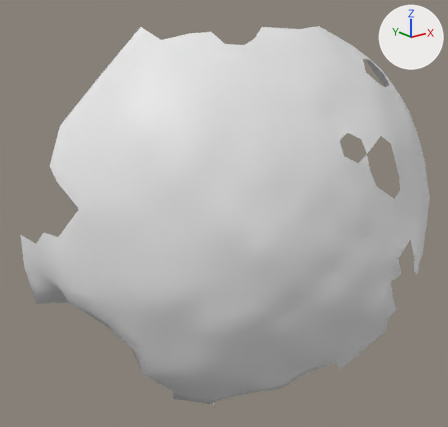
A saved change to the OBJ model res/final/onecam_fullvolume/06/cleanedup/FullVolium.000319.obj.
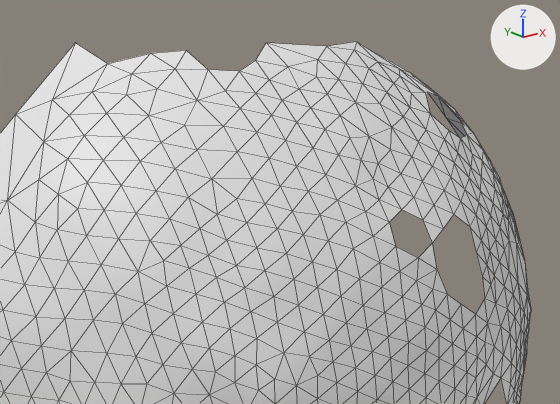
There are two pictures of each version: one whole from a 50 mm camera at (339.6, 257.3, 272.5) aimed at (474.3, 425.6, 205.1), one close up on the part from 21% to 100% of the width and 0% to 60% of the height. Lighting does not change. The marker at upper right points along +X, +Y and +Z. The close-ups show mesh edges as thin lines. Where no turn or scale is listed for an object, it has been applied to the vertices.

Before the edit, the objects in view are built like this:
```python
me_fullvolium_000319 = bpy.data.meshes.new('FullVolium.000319')
me_fullvolium_000319.from_pydata(...)  # 686 vertices, 1292 faces; spans x 408.5..555.3, y 365.2..476.0, z 143.4..270.3
# before: 140 (489.4, 372.6, 236.6) at pixel (443, 228), 141 (485.1, 371.7, 234.6) at pixel (432, 243), 149 (485.2, 370.2, 229.9) at pixel (436, 269), 257 (490.9, 368.3, 222.5) at pixel (461, 304), 258 (487.2, 368.9, 225.0) at pixel (447, 294)
# before: 450 (446.5, 421.0, 266.4) at pixel (107, 63), 569 (447.5, 434.3, 270.2) at pixel (75, 42), 570 (452.9, 415.8, 268.4) at pixel (150, 53), 606 (463.5, 402.4, 265.2) at pixel (239, 71), 612 (457.9, 411.4, 268.9) at pixel (186, 50)
# before: 641 (458.5, 405.4, 265.5) at pixel (208, 69), 672 (468.4, 403.2, 267.1) at pixel (255, 60), 678 (473.8, 406.4, 270.2) at pixel (266, 42)
ob_fullvolium_000319 = bpy.data.objects.new('FullVolium.000319', me_fullvolium_000319)
ob_fullvolium_000319.location = (0.0, 0.0, 0.0)
```
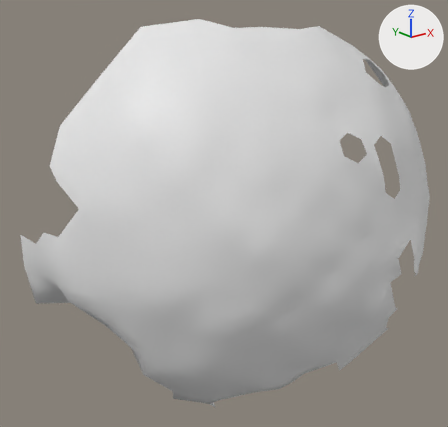
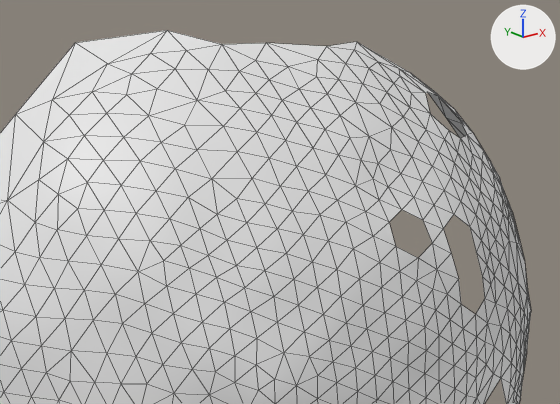
Where the change shows, as pixel boxes [x1, y1, x2, y2] in the close-ups (560 x 404 px):
```json
{"object": "FullVolium.000319", "change": "reshaped", "before": [0, 41, 531, 404], "after": [0, 30, 531, 404]}
{"part": 1, "of": "me_fullvolium_000319", "change": "added", "after": [432, 229, 461, 304]}
{"part": 2, "of": "me_fullvolium_000319", "change": "added", "after": [76, 30, 266, 71]}
```

Scene script edits in JSON lines:
```json
{"block": "me_fullvolium_000319", "where": "me_fullvolium_000319.from_pydata(...)  # 686 vertices, 1292 faces; spans x 408.5..555.3, y 365.2..476.0, z 143.4..270.3"}
{"block": "me_fullvolium_000319", "where": "# used by ob_fullvolium_000319; location = (0.0, 0.0, 0.0)"}
{"block": "me_fullvolium_000319", "where": "# verts and faces of me_fullvolium_000319; kept vertices keep their numbers, new ones are numbered from 686"}
{"block": "me_fullvolium_000319", "change": "me_fullvolium_000319 part 1"}
{"op": "add", "block": "me_fullvolium_000319", "code": "verts[686] = (489.5, 370.5, 232.2)  # pixel (451, 253)"}
{"op": "add", "block": "me_fullvolium_000319", "code": "verts[687] = (490.1, 368.7, 227.5)  # pixel (458, 278)"}
{"op": "add", "block": "me_fullvolium_000319", "code": "faces += [(141, 149, 686), (140, 141, 686), (257, 687, 258), (149, 687, 686), (149, 258, 687)]"}
{"block": "me_fullvolium_000319", "change": "me_fullvolium_000319 part 2"}
{"op": "add", "block": "me_fullvolium_000319", "code": "verts[688] = (458.4, 418.0, 272.5)  # pixel (167, 30)"}
{"op": "add", "block": "me_fullvolium_000319", "code": "verts[689] = (464.1, 408.2, 270.0)  # pixel (221, 44)"}
{"op": "add", "block": "me_fullvolium_000319", "code": "faces += [(606, 672, 689), (612, 641, 689), (606, 689, 641), (570, 612, 688), (672, 678, 689), (612, 689, 688)]"}
{"op": "add", "block": "me_fullvolium_000319", "code": "faces += [(450, 570, 688), (450, 688, 569)]"}
```
